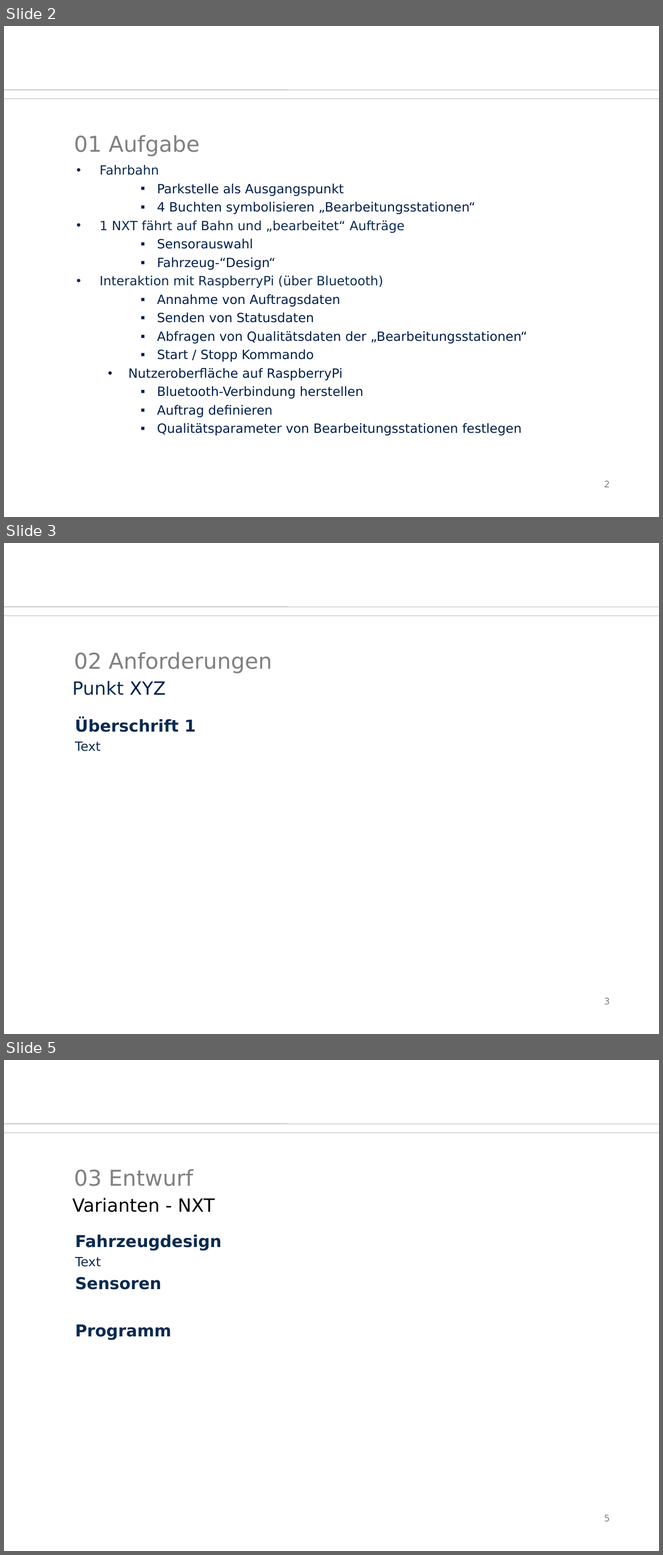
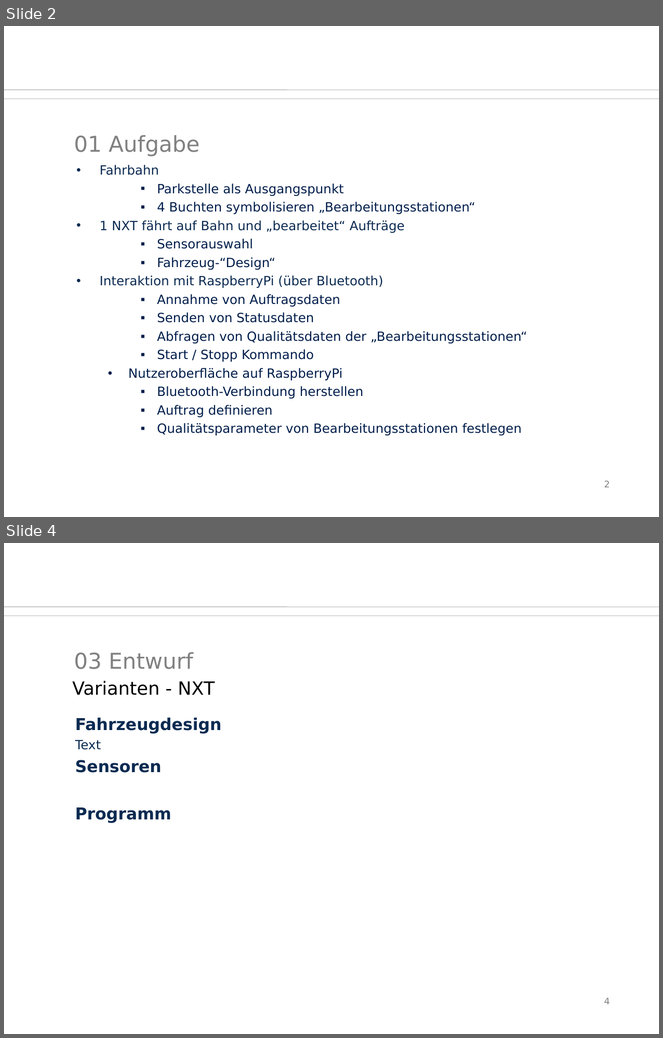
Before and after one commit to SaSteDD/ees_StegStef, a slide deck: präsi/btwf.odp. Shown one above the other, each under a label of ours: slides 2, 3 and 5 before the commit, slides 2 and 4 after it; the slides between them are not shown. The pictures are 663x1555 and 663x1038 pixels, drawn with LibreOffice and Linux fonts; fonts in the diff are those of the drawing; background and template pictures are left out. Boxes give left, top, right and bottom in pixels: in the first picture for what was removed or moved away, otherwise in the second. Text is boxed around its words. In the diff, an @@ line names an element or a change of style, - is before the commit and + after.

```diff
--- a/präsi/btwf.odp
+++ b/präsi/btwf.odp
@@ slide 3 removed at <box>4,543,659,1034</box>, background #FFFFFF; not listed: 2 template elements that a slide beside it also shows @@
@@ title removed at <box>74,652,272,674</box> @@
-02 Anforderungen
@@ text removed at <box>72,681,166,695</box> @@
-Punkt XYZ
@@ text removed at <box>75,718,196,752</box> @@
-Überschrift 1
-Text
@@ page number removed at <box>604,998,610,1005</box> @@
-3
@@ what was slide 5 is now slide 4 @@
@@ page number at <box>604,998,610,1005</box>: text changed @@
-5
+4
```
Also in this commit, not shown: 4 slides changed, 3 slides added, 2 other slides removed, 6 other files.
